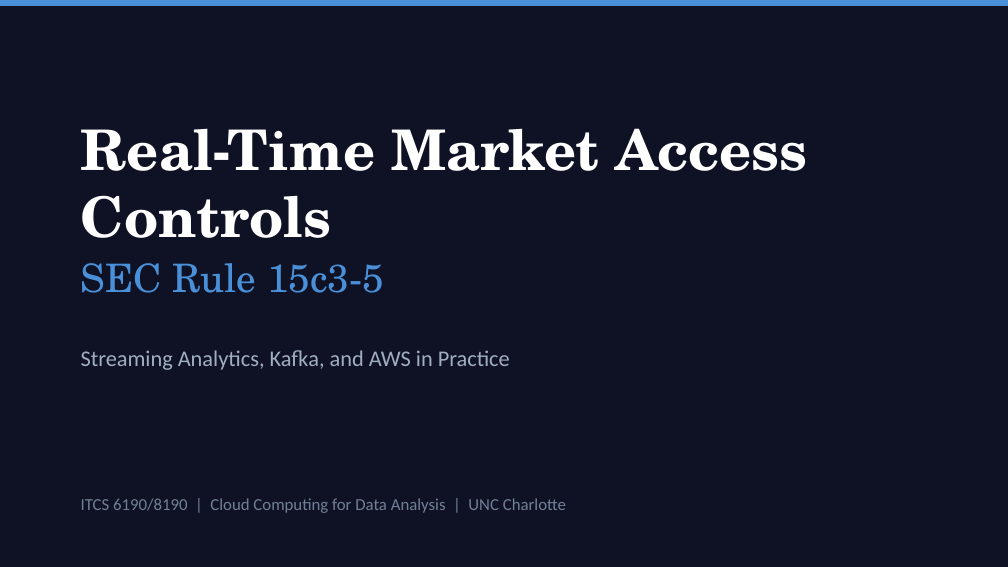
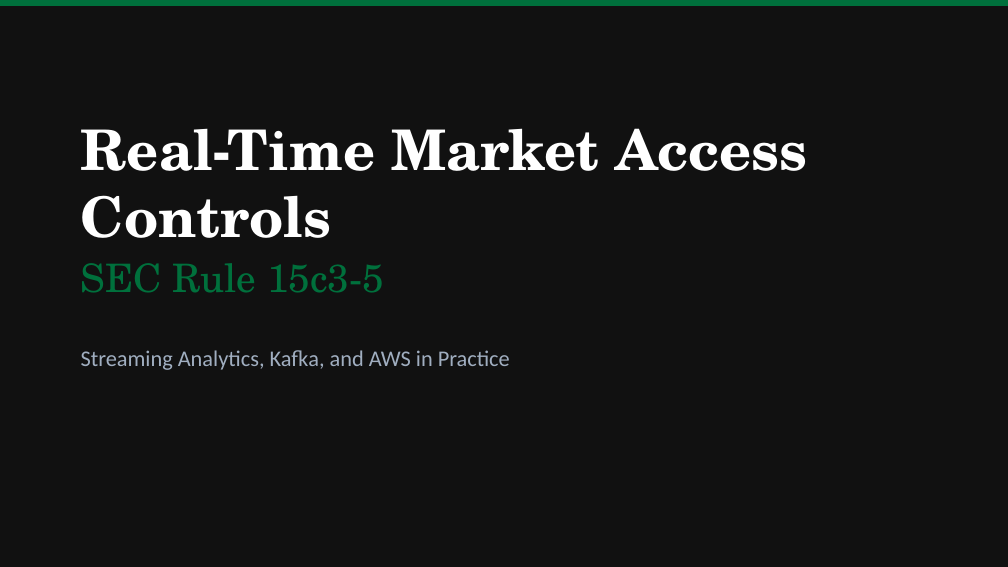
Before and after one commit to lukelittle/sec-15c3-5-market-access-controls-example, a slide deck: slide 1 of docs/presentation.pptx. Drawn at 1008x567 pixels with LibreOffice and Linux fonts; fonts in the diff are those of the drawing. Boxes give left, top, right and bottom in pixels: in the first picture for what was removed or moved away, otherwise in the second. Text is boxed around its words. In the diff, an @@ line names an element or a change of style, - is before the commit and + after.

```diff
--- a/docs/presentation.pptx
+++ b/docs/presentation.pptx
@@ background #0F1225 to #111111 @@
@@ rectangle at <box>0,0,1008,6</box>: fill #4A90D9 to #00703C @@
@@ text "SEC Rule 15c3-5" at <box>81,263,385,293</box>: text colour #4A90D9 to #00703C @@
@@ text removed at <box>81,498,566,513</box> @@
-ITCS 6190/8190 | Cloud Computing for Data Analysis | UNC Charlotte
```
Also in this commit, not shown: 13 other slides changed, 7 slides added, 1 slide removed, 32 other files.
